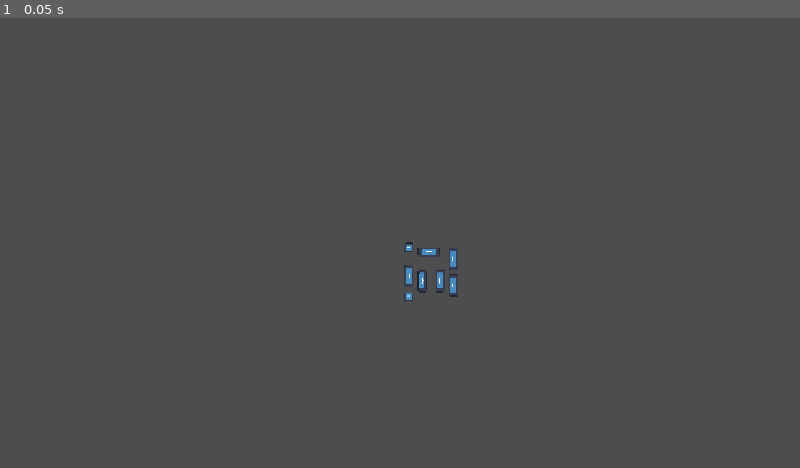
Above: before the commit, frame 1.
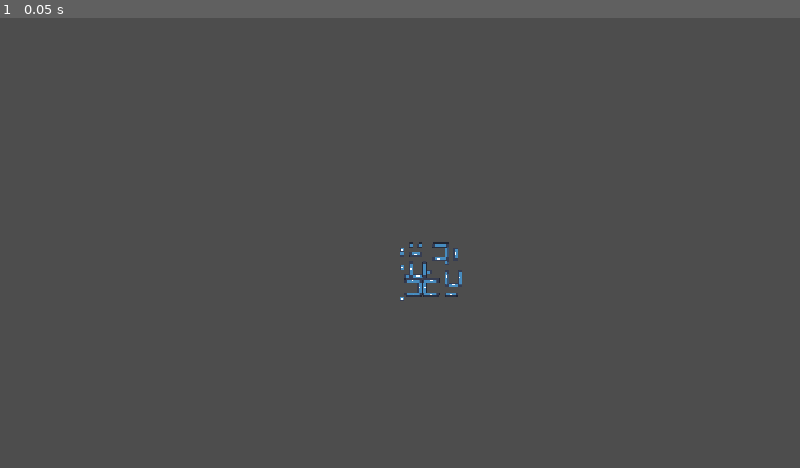
Above: after the commit, the same moment.

Repository: EfficiencySimplicity/godot-level-playground
Game: Godot game, scene res://Scenes/testing_ground.tscn
Same seed, same stepped clock (60 frames per second), same inputs: the game is played once before the commit and once after it. The engine's default icon, where the game draws it, is replaced by a stand-in: a white triangle on a blue panel in a dark square.
Inputs:
- Up to frame 1 (0.05 s): no input

The runs differ from the first frame. In frame 1, 0.4% of the frame differs, in the area x 50-58%, y 49-63%.

Commit message:
got a SceneFab system working

Diff:
--- /dev/null
+++ b/Scenes/desk.tscn
@@ -0,0 +1,60 @@
+[gd_scene format=3 uid="uid://cotse7q4g2p5l"]
+
+[ext_resource type="PackedScene" uid="uid://d1mrx41hyr2ff" path="res://Scenes/item_placer.tscn" id="1_825yk"]
+[ext_resource type="Texture2D" uid="uid://pple6fejhs41" path="res://icon.svg" id="2_ii4wa"]
+
+[sub_resource type="RectangleShape2D" id="RectangleShape2D_p3ia7"]
+size = Vector2(64, 256)
+
+[sub_resource type="RectangleShape2D" id="RectangleShape2D_7rkfp"]
+size = Vector2(256, 64)
+
+[sub_resource type="RectangleShape2D" id="RectangleShape2D_ygxyb"]
+size = Vector2(64, 256)
+
+[sub_resource type="RectangleShape2D" id="RectangleShape2D_ii4wa"]
+size = Vector2(256, 320)
+
+[node name="Desk" unique_id=70122258 instance=ExtResource("1_825yk")]
+
+[node name="CollisionShape2D" parent="Placement/Solids" parent_id_path=PackedInt32Array(1801023206) index="0" unique_id=1655109649]
+position = Vector2(-96, 0)
+shape = SubResource("RectangleShape2D_p3ia7")
+
+[node name="CollisionShape2D2" type="CollisionShape2D" parent="Placement/Solids" parent_id_path=PackedInt32Array(1801023206) index="1" unique_id=157756343]
+position = Vector2(0, 96)
+shape = SubResource("RectangleShape2D_7rkfp")
+debug_color = Color(0, 0.6, 0.69803923, 0)
+
+[node name="CollisionShape2D3" type="CollisionShape2D" parent="Placement/Solids" parent_id_path=PackedInt32Array(1801023206) index="2" unique_id=321041718]
+position = Vector2(96, 0)
+shape = SubResource("RectangleShape2D_ygxyb")
+debug_color = Color(0, 0.6, 0.69803923, 0)
+
+[node name="CollisionShape2D" parent="Placement/MustBeSolids" parent_id_path=PackedInt32Array(538475917) index="0" unique_id=2018220721]
+position = Vector2(0, -32)
+
+[node name="CollisionShape2D" parent="Placement/MustBeEmpty" parent_id_path=PackedInt32Array(1959477447) index="0" unique_id=1239424687]
+position = Vector2(0, -32)
+shape = SubResource("RectangleShape2D_ii4wa")
+
+[node name="Sprites" type="Node2D" parent="." index="1" unique_id=1231288251]
+scale = Vector2(1.9999989, 1.9999989)
+
+[node name="Sprite2D" type="Sprite2D" parent="Sprites" index="0" unique_id=1613451159]
+position = Vector2(0, 48)
+scale = Vector2(1, 0.25)
+texture = ExtResource("2_ii4wa")
+region_rect = Rect2(0, 8, 128, 120)
+
+[node name="Sprite2D2" type="Sprite2D" parent="Sprites" index="1" unique_id=438179857]
+position = Vector2(-48, 0)
+scale = Vector2(0.25, 1)
+texture = ExtResource("2_ii4wa")
+region_rect = Rect2(0, 8, 128, 120)
+
+[node name="Sprite2D3" type="Sprite2D" parent="Sprites" index="2" unique_id=2094707270]
+position = Vector2(48, 0)
+scale = Vector2(0.25, 1)
+texture = ExtResource("2_ii4wa")
+region_rect = Rect2(0, 8, 128, 120)
--- a/Scenes/item_placer.tscn
+++ b/Scenes/item_placer.tscn
@@ -1,43 +1,29 @@
 [gd_scene format=3 uid="uid://d1mrx41hyr2ff"]
 
-[ext_resource type="Texture2D" uid="uid://pple6fejhs41" path="res://icon.svg" id="1_1gsmf"]
 [ext_resource type="Script" uid="uid://bkl1dxet54wf6" path="res://Scripts/item_placer.gd" id="1_tuwl4"]
 
-[sub_resource type="RectangleShape2D" id="RectangleShape2D_krb5w"]
-size = Vector2(128, 128)
+[node name="ItemPlacer" type="Node2D" unique_id=70122258 node_paths=PackedStringArray("_solids", "_must_be_solids", "_must_be_empty")]
+script = ExtResource("1_tuwl4")
+_solids = NodePath("Placement/Solids")
+_must_be_solids = NodePath("Placement/MustBeSolids")
+_must_be_empty = NodePath("Placement/MustBeEmpty")
 
-[sub_resource type="RectangleShape2D" id="RectangleShape2D_8i87d"]
-size = Vector2(128, 64)
+[node name="Placement" type="Node2D" parent="." unique_id=412783648]
 
-[sub_resource type="RectangleShape2D" id="RectangleShape2D_m0e24"]
-size = Vector2(128, 64)
+[node name="Solids" type="Area2D" parent="Placement" unique_id=1801023206]
 
-[node name="ItemPlacer" type="Area2D" unique_id=998033430 node_paths=PackedStringArray("_solids", "_must_be_solids", "_must_be_empty")]
-script = ExtResource("1_tuwl4")
-_solids = NodePath(".")
-_must_be_solids = NodePath("Area2D")
-_must_be_empty = NodePath("MustBeEmpty")
-
-[node name="Sprite2D" type="Sprite2D" parent="." unique_id=393366733]
-texture = ExtResource("1_1gsmf")
-centered = false
-
-[node name="CollisionShape2D" type="CollisionShape2D" parent="." unique_id=736371461]
-position = Vector2(64, 64)
-shape = SubResource("RectangleShape2D_krb5w")
+[node name="CollisionShape2D" type="CollisionShape2D" parent="Placement/Solids" unique_id=1655109649]
+position = Vector2(-32, -32)
 debug_color = Color(0, 0.6, 0.69803923, 0)
 
-[node name="Area2D" type="Area2D" parent="." unique_id=1187614208]
+[node name="MustBeSolids" type="Area2D" parent="Placement" unique_id=538475917]
 
-[node name="CollisionShape2D" type="CollisionShape2D" parent="Area2D" unique_id=1675395458]
-position = Vector2(64, -32)
-shape = SubResource("RectangleShape2D_8i87d")
+[node name="CollisionShape2D" type="CollisionShape2D" parent="Placement/MustBeSolids" unique_id=2018220721]
+position = Vector2(32, -32)
 debug_color = Color(0, 0.6, 0.69803923, 0)
 
-[node name="MustBeEmpty" type="Area2D" parent="." unique_id=938197147]
-position = Vector2(64, 64)
+[node name="MustBeEmpty" type="Area2D" parent="Placement" unique_id=1959477447]
 
-[node name="CollisionShape2D" type="CollisionShape2D" parent="MustBeEmpty" unique_id=2115069037]
-position = Vector2(0, 96)
-shape = SubResource("RectangleShape2D_m0e24")
+[node name="CollisionShape2D" type="CollisionShape2D" parent="Placement/MustBeEmpty" unique_id=1239424687]
+position = Vector2(-32, 32)
 debug_color = Color(0, 0.6, 0.69803923, 0)
--- /dev/null
+++ b/Scenes/locker.tscn
@@ -0,0 +1,30 @@
+[gd_scene format=3 uid="uid://yuk7707swaiy"]
+
+[ext_resource type="PackedScene" uid="uid://d1mrx41hyr2ff" path="res://Scenes/item_placer.tscn" id="1_1tffm"]
+[ext_resource type="Texture2D" uid="uid://pple6fejhs41" path="res://icon.svg" id="2_ssh3t"]
+
+[sub_resource type="RectangleShape2D" id="RectangleShape2D_1gsmf"]
+size = Vector2(64, 64)
+
+[sub_resource type="RectangleShape2D" id="RectangleShape2D_1tffm"]
+size = Vector2(64, 64)
+
+[sub_resource type="RectangleShape2D" id="RectangleShape2D_ssh3t"]
+size = Vector2(64, 64)
+
+[node name="Locker" unique_id=70122258 instance=ExtResource("1_1tffm")]
+
+[node name="Sprite2D" type="Sprite2D" parent="." index="0" unique_id=678166529]
+position = Vector2(-32, -32)
+scale = Vector2(0.5, 0.5)
+texture = ExtResource("2_ssh3t")
+
+[node name="CollisionShape2D" parent="Placement/Solids" parent_id_path=PackedInt32Array(1801023206) index="0" unique_id=1655109649]
+shape = SubResource("RectangleShape2D_1gsmf")
+
+[node name="CollisionShape2D" parent="Placement/MustBeSolids" parent_id_path=PackedInt32Array(538475917) index="0" unique_id=2018220721]
+position = Vector2(-32, -96)
+shape = SubResource("RectangleShape2D_1tffm")
+
+[node name="CollisionShape2D" parent="Placement/MustBeEmpty" parent_id_path=PackedInt32Array(1959477447) index="0" unique_id=1239424687]
+shape = SubResource("RectangleShape2D_ssh3t")
--- a/Scenes/room_shape_generator.tscn
+++ b/Scenes/room_shape_generator.tscn
@@ -1,15 +1,16 @@
 [gd_scene format=3 uid="uid://d3vkeu8bqwqg3"]
 
 [ext_resource type="Script" uid="uid://cp1h8f52fvt1j" path="res://Scripts/room_shape_generator.gd" id="1_shawt"]
-[ext_resource type="PackedScene" uid="uid://d1mrx41hyr2ff" path="res://Scenes/item_placer.tscn" id="2_gwmqr"]
-[ext_resource type="PackedScene" uid="uid://dg274dgxm8udd" path="res://Scenes/table.tscn" id="3_v0m8e"]
-[ext_resource type="Script" uid="uid://c11lg1h47ilqr" path="res://Scripts/element_set.gd" id="4_k11pq"]
+[ext_resource type="PackedScene" uid="uid://cotse7q4g2p5l" path="res://Scenes/desk.tscn" id="2_v0m8e"]
+[ext_resource type="PackedScene" uid="uid://dg274dgxm8udd" path="res://Scenes/table.tscn" id="3_k11pq"]
+[ext_resource type="PackedScene" uid="uid://yuk7707swaiy" path="res://Scenes/locker.tscn" id="4_vtgkf"]
+[ext_resource type="Script" uid="uid://c11lg1h47ilqr" path="res://Scripts/element_set.gd" id="5_fdb7k"]
 
-[sub_resource type="Resource" id="Resource_4ppvu"]
-script = ExtResource("4_k11pq")
-elements = Array[PackedScene]([ExtResource("2_gwmqr"), ExtResource("3_v0m8e")])
+[sub_resource type="Resource" id="Resource_l85en"]
+script = ExtResource("5_fdb7k")
+elements = Array[PackedScene]([ExtResource("2_v0m8e"), ExtResource("3_k11pq"), ExtResource("4_vtgkf")])
 metadata/_custom_type_script = "uid://c11lg1h47ilqr"
 
 [node name="RoomShapeGenerator" type="Area2D" unique_id=1217838495]
 script = ExtResource("1_shawt")
-elements = SubResource("Resource_4ppvu")
+elements = SubResource("Resource_l85en")
--- a/Scenes/table.tscn
+++ b/Scenes/table.tscn
@@ -1,34 +1,24 @@
 [gd_scene format=3 uid="uid://dg274dgxm8udd"]
 
-[ext_resource type="Script" uid="uid://bkl1dxet54wf6" path="res://Scripts/item_placer.gd" id="1_ix8et"]
+[ext_resource type="PackedScene" uid="uid://d1mrx41hyr2ff" path="res://Scenes/item_placer.tscn" id="1_4ppvu"]
 [ext_resource type="Texture2D" uid="uid://pple6fejhs41" path="res://icon.svg" id="2_4ppvu"]
 
 [sub_resource type="RectangleShape2D" id="RectangleShape2D_krb5w"]
-size = Vector2(320, 128)
+size = Vector2(192, 64)
 
-[sub_resource type="RectangleShape2D" id="RectangleShape2D_8i87d"]
-size = Vector2(448, 256)
+[sub_resource type="RectangleShape2D" id="RectangleShape2D_r4jc3"]
+size = Vector2(320, 192)
 
-[node name="Table" type="Node2D" unique_id=854327614 node_paths=PackedStringArray("_solids", "_must_be_empty")]
-script = ExtResource("1_ix8et")
-_solids = NodePath("Solids")
-_must_be_empty = NodePath("MustBeEmpty")
+[node name="Table" unique_id=70122258 instance=ExtResource("1_4ppvu")]
 
-[node name="Solids" type="Area2D" parent="." unique_id=897494376]
-
-[node name="CollisionShape2D" type="CollisionShape2D" parent="Solids" unique_id=1763028950]
-position = Vector2(32, 0)
-shape = SubResource("RectangleShape2D_krb5w")
-debug_color = Color(0, 0.6, 0.69803923, 0)
-
-[node name="Sprite2D" type="Sprite2D" parent="." unique_id=519867239]
-position = Vector2(32, 0)
-scale = Vector2(2.5, 1)
+[node name="Sprite2D" type="Sprite2D" parent="." index="0" unique_id=2025941136]
+position = Vector2(-32, -32)
+scale = Vector2(1.5, 0.5)
 texture = ExtResource("2_4ppvu")
 
-[node name="MustBeEmpty" type="Area2D" parent="." unique_id=1081928540]
+[node name="CollisionShape2D" parent="Placement/Solids" parent_id_path=PackedInt32Array(1801023206) index="0" unique_id=1655109649]
+shape = SubResource("RectangleShape2D_krb5w")
 
-[node name="CollisionShape2D" type="CollisionShape2D" parent="MustBeEmpty" unique_id=610698596]
-position = Vector2(32, 0)
-shape = SubResource("RectangleShape2D_8i87d")
-debug_color = Color(0, 0.6, 0.69803923, 0)
+[node name="CollisionShape2D" parent="Placement/MustBeEmpty" parent_id_path=PackedInt32Array(1959477447) index="0" unique_id=1239424687]
+position = Vector2(-32, -32)
+shape = SubResource("RectangleShape2D_r4jc3")
--- a/Scenes/testing_ground.tscn
+++ b/Scenes/testing_ground.tscn
@@ -1,6 +1,15 @@
 [gd_scene format=3 uid="uid://dkripvdutw57v"]
 
 [ext_resource type="PackedScene" uid="uid://d3vkeu8bqwqg3" path="res://Scenes/room_shape_generator.tscn" id="1_tam23"]
+[ext_resource type="PackedScene" uid="uid://yuk7707swaiy" path="res://Scenes/locker.tscn" id="2_1clf0"]
+[ext_resource type="PackedScene" uid="uid://dg274dgxm8udd" path="res://Scenes/table.tscn" id="3_0u5ym"]
+[ext_resource type="Script" uid="uid://c11lg1h47ilqr" path="res://Scripts/element_set.gd" id="3_dg8kd"]
+[ext_resource type="PackedScene" uid="uid://cotse7q4g2p5l" path="res://Scenes/desk.tscn" id="4_0u5ym"]
+
+[sub_resource type="Resource" id="Resource_tam23"]
+script = ExtResource("3_dg8kd")
+elements = Array[PackedScene]([ExtResource("2_1clf0"), ExtResource("3_0u5ym"), ExtResource("4_0u5ym")])
+metadata/_custom_type_script = "uid://c11lg1h47ilqr"
 
 [node name="TestingGround" type="Node2D" unique_id=1366896337]
 
@@ -8,3 +17,4 @@
 zoom = Vector2(0.1, 0.1)
 
 [node name="RoomShapeGenerator" parent="." unique_id=1217838495 instance=ExtResource("1_tam23")]
+elements = SubResource("Resource_tam23")
--- a/Scripts/element_set.gd
+++ b/Scripts/element_set.gd
@@ -1,4 +1,4 @@
-class_name PlacementSet extends Resource
+class_name ElementSet extends Resource
 
 # TODO: percentages
 @export var elements: Array[PackedScene]
--- a/Scripts/item_placer.gd
+++ b/Scripts/item_placer.gd
@@ -10,21 +10,21 @@
 func compile() -> PlacementStack:
 	var layers: Array[PlacementLayer]
 
-	if _solids != null:
-		var _solids_layer = MapLayer.from_area2d(_solids)
+	var _solids_layer = MapLayer.from_area2d(_solids)
+	if _solids_layer != null:
 		var solids_layer = PlacementLayer.new(_solids_layer,
 			{"Solids": _solids_layer.doesnt_collide, "MustBeEmpty": _solids_layer.doesnt_collide},
 			{"Solids": _solids_layer.place_on})
 		layers.append(solids_layer)
 
-	if _must_be_solids != null:
-		var _must_be_solids_layer = MapLayer.from_area2d(_must_be_solids)
+	var _must_be_solids_layer = MapLayer.from_area2d(_must_be_solids)
+	if _must_be_solids_layer != null:
 		var must_be_solids_layer = PlacementLayer.new(_must_be_solids_layer,
 			{"Solids": _must_be_solids_layer.overlaps})
 		layers.append(must_be_solids_layer)
 
-	if _must_be_empty != null:
-		var _must_be_empty_layer = MapLayer.from_area2d(_must_be_empty)
+	var _must_be_empty_layer = MapLayer.from_area2d(_must_be_empty)
+	if _must_be_empty_layer != null:
 		var must_be_empty_layer = PlacementLayer.new(_must_be_empty_layer,
 			{"Solids": _must_be_empty_layer.doesnt_collide},
 			{"MustBeEmpty": _must_be_empty_layer.place_on})
--- a/Scripts/map_layer.gd
+++ b/Scripts/map_layer.gd
@@ -115,10 +115,18 @@
 
 ## The MapLayer will be 0 (false) wherever it is outside the room
 static func from_area2d(area: Area2D, _cell_size: int = 64) -> MapLayer:
+	if area == null:
+		return null
+
 	var minis: Array[MapLayer] = []
-	for shape in area.get_children():
-		if shape is CollisionShape2D:
-			minis.append(MapLayer.from_collision_shape(shape, _cell_size))
+
+	var children = area.get_children().filter(func(x): return x is CollisionShape2D and x.shape != null)
+
+	if children.size() == 0:
+		return null
+
+	for shape in children:
+		minis.append(MapLayer.from_collision_shape(shape, _cell_size))
 
 	return MapLayer.from_layers(minis)
 
--- a/Scripts/room_shape_generator.gd
+++ b/Scripts/room_shape_generator.gd
@@ -1,6 +1,6 @@
 extends Area2D
 
-@export var elements: PlacementSet
+@export var elements: ElementSet
 
 func create_rect(min_size: Vector2i = Vector2i(4, 4), max_size: Vector2i = Vector2i(16, 16)) -> RectangleShape2D:
 	var rect = RectangleShape2D.new()
Renamed: placement.gd -> Scripts/placement.gd
Renamed: placement.gd.uid -> Scripts/placement.gd.uid
